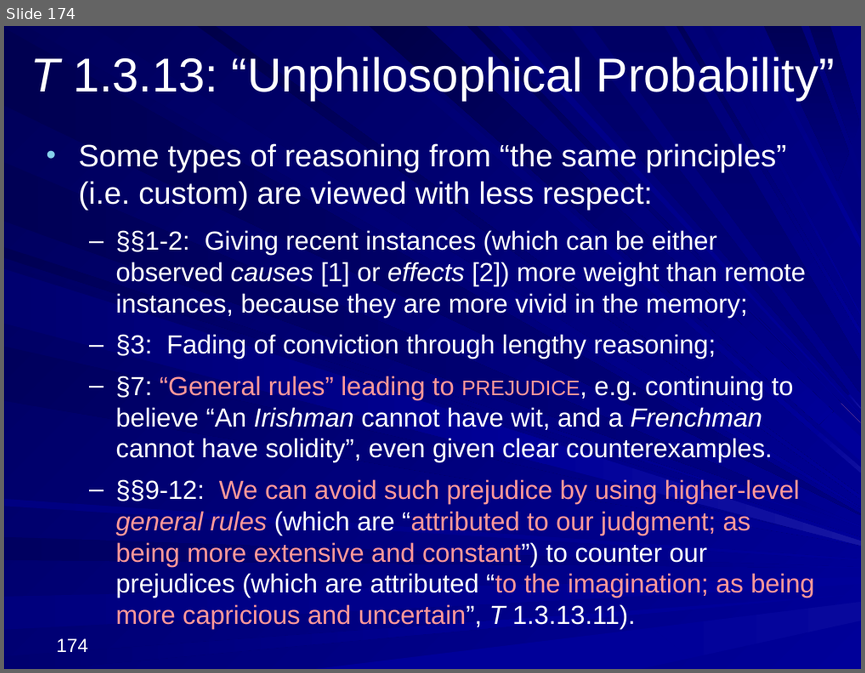
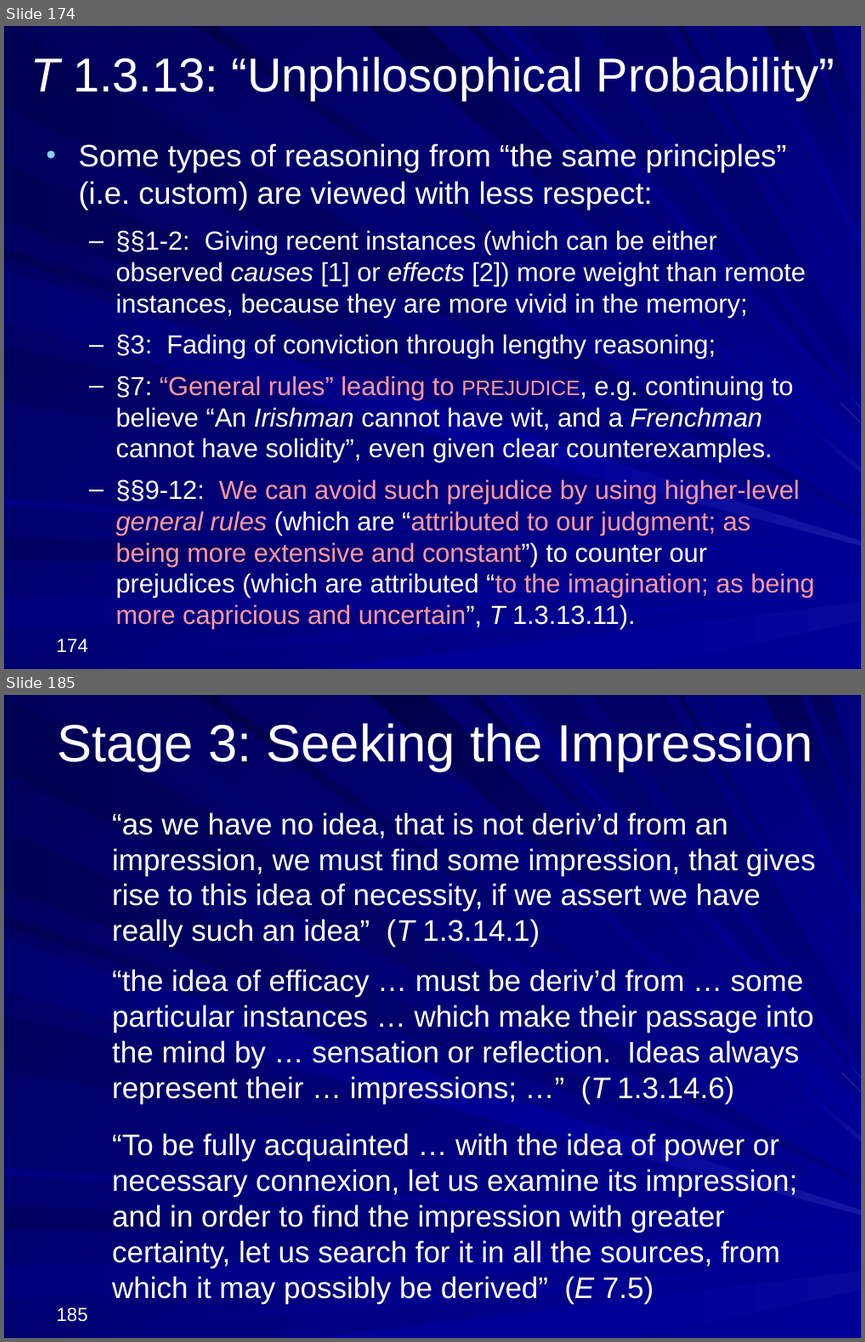
Before and after one commit to englishphilosophy/hume-texts-online, a slide deck: teaching/lectures/2025_Hume_MT_current.pptx. Shown one above the other, each under a label of ours: slide 174 before the commit, slides 174 and 185 after it; the slides between them are not shown. The pictures are 865x673 and 865x1342 pixels, drawn with LibreOffice and Linux fonts; fonts in the diff are those of the drawing. Boxes give left, top, right and bottom in pixels: in the first picture for what was removed or moved away, otherwise in the second. Text is boxed around its words. In the diff, an @@ line names an element or a change of style, - is before the commit and + after.

```diff
--- a/teaching/lectures/2025_Hume_MT_current.pptx
+++ b/teaching/lectures/2025_Hume_MT_current.pptx
@@ slide 185 added at bbox=[4, 695, 861, 1338], background gradient #000078 to #000099; not listed: 37 template elements that a slide beside it also shows @@
@@ title added at bbox=[57, 723, 813, 771], 44 pt, text #FFFFFF @@
+Stage 3: Seeking the Impression
@@ text added at bbox=[112, 812, 816, 1304], 25 pt, text #FFFFFF @@
+“as we have no idea, that is not deriv’d from an impression, we must find some impression, that gives rise to this idea of necessity, if we assert we have really such an idea” (T 1.3.14.1)
+“the idea of efficacy … must be deriv’d from … some particular instances … which make their passage into the mind by … sensation or reflection. Ideas always represent their … impressions; …” (T 1.3.14.6)
+“To be fully acquainted … with the idea of power or necessary connexion, let us examine its impression; and in order to find the impression with greater certainty, let us search for it in all the sources, from which it may possibly be derived” (E 7.5)
@@ page number added at bbox=[57, 1307, 88, 1321], 16 pt, text #FFFFFF @@
+185
```
Also in this commit, not shown: 1 slide changed, 47 other slides added, 2 other files.
